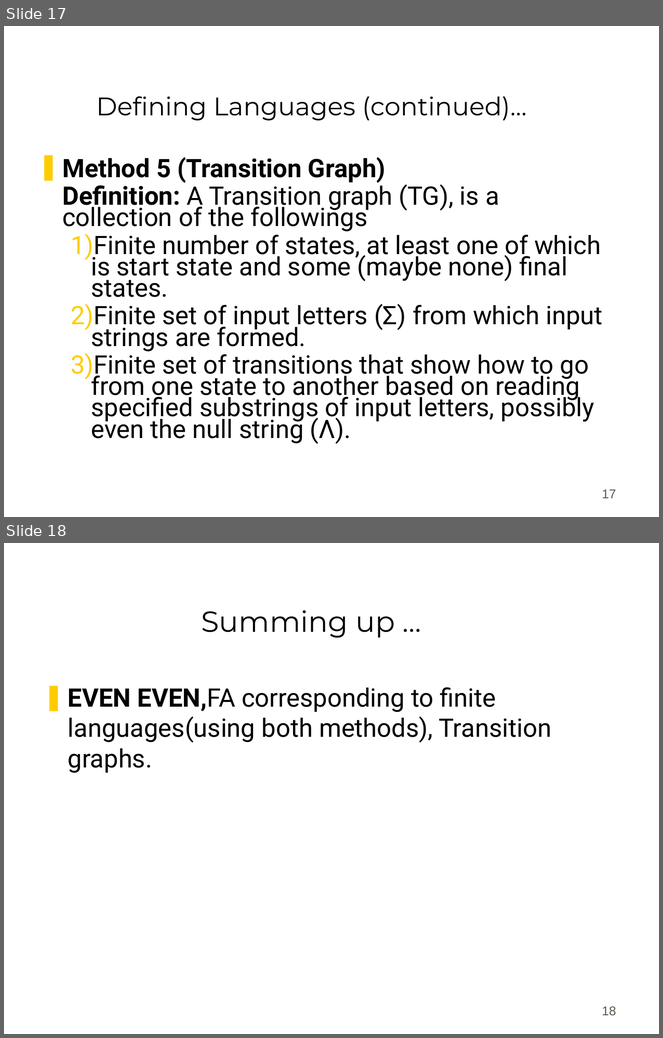
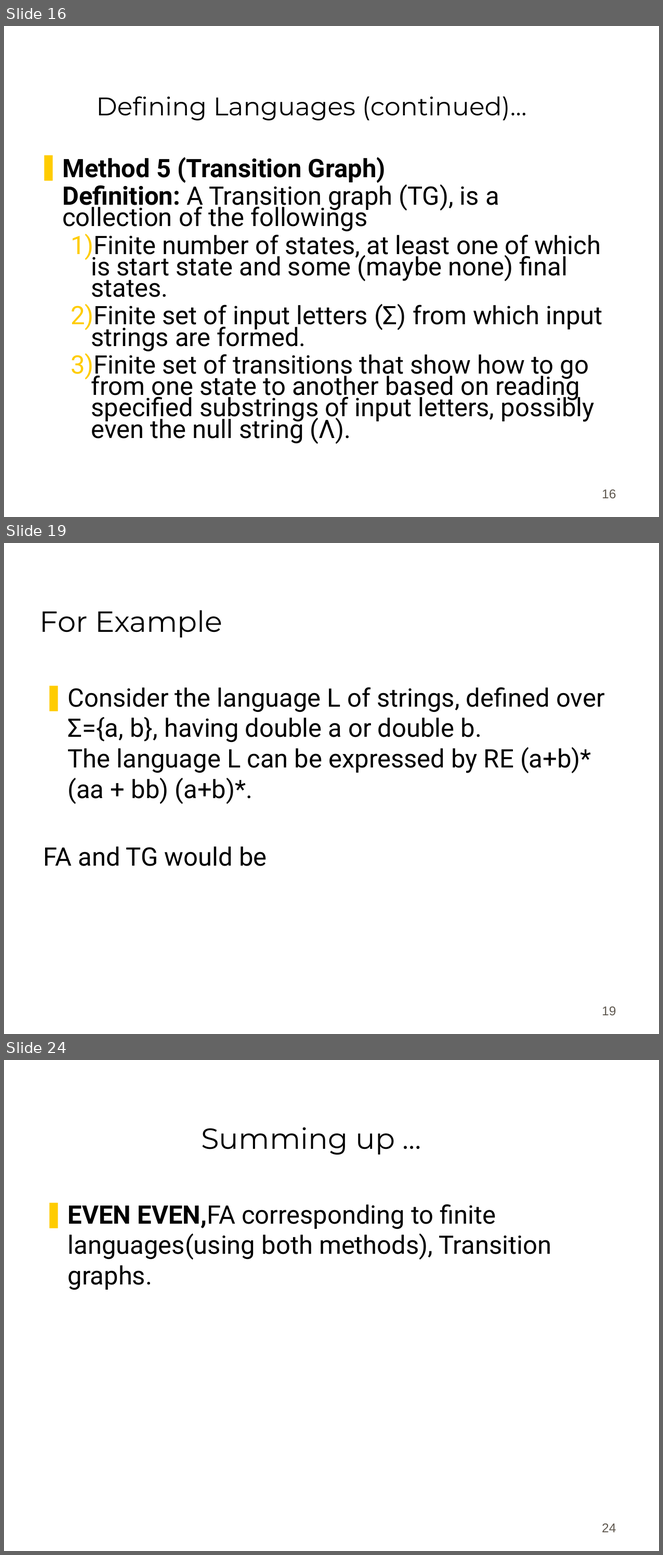
Before and after one commit to bamboat3/toa, a slide deck: Lesson 07.ppt. Shown one above the other, each under a label of ours: slides 17 and 18 before the commit, slides 16, 19 and 24 after it; the slides between them are not shown. The pictures are 663x1038 and 663x1555 pixels, drawn with LibreOffice and Linux fonts; fonts in the diff are those of the drawing; background and template pictures are left out. Boxes give left, top, right and bottom in pixels: in the first picture for what was removed or moved away, otherwise in the second. Text is boxed around its words. In the diff, an @@ line names an element or a change of style, - is before the commit and + after.

```diff
--- a/Lesson 07.ppt
+++ b/Lesson 07.ppt
@@ slide 19 added at [4,543,659,1034], background #FFFFFF @@
@@ title added at [40,610,222,638], 32 pt, text #000000 @@
+For Example
@@ text added at [43,687,605,866], 28 pt, text #000000 @@
+❚ Consider the language L of strings, defined over Σ={a, b}, having double a or double b.
+  The language L can be expressed by RE (a+b)* (aa + bb) (a+b)*.
+FA and TG would be
@@ page number added at [602,1007,616,1016], 14 pt, text #5E574E @@
+19
@@ what was slide 17 is now slide 16 @@
@@ page number at [602,490,616,499]: text changed @@
-17
+16
@@ what was slide 18 is now slide 24 @@
@@ page number at [602,1524,616,1533]: text changed @@
-18
+24
```
Also in this commit, not shown: 5 slides changed, 6 other slides added, 1 slide removed, 1 other file.
